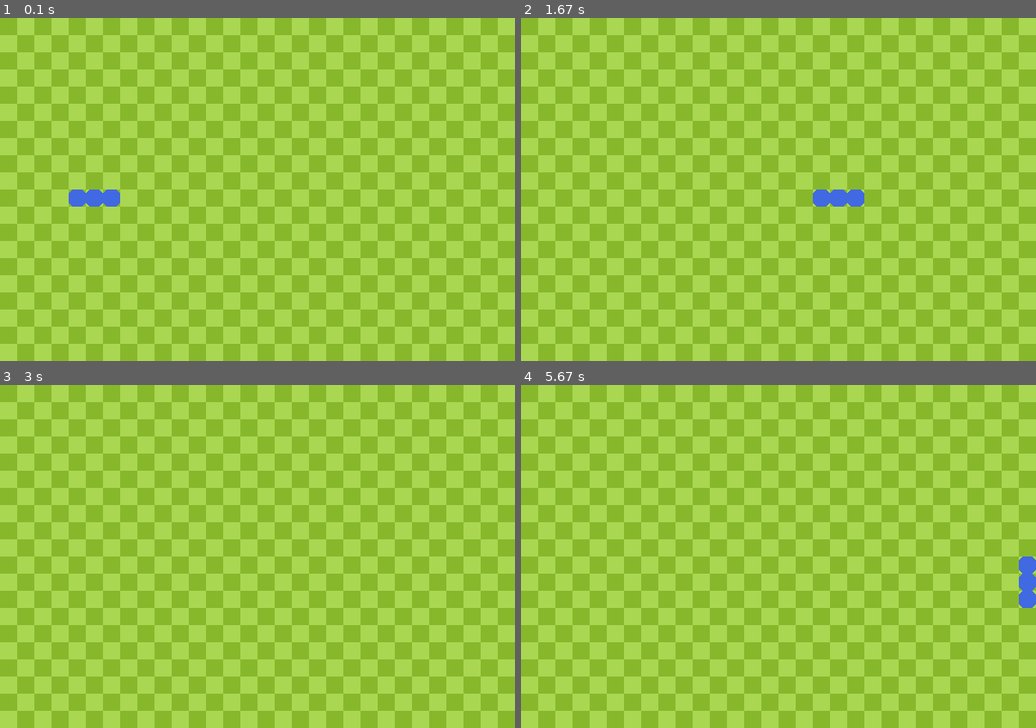
Above: before the commit, frames 1-4 (two rows, left to right).
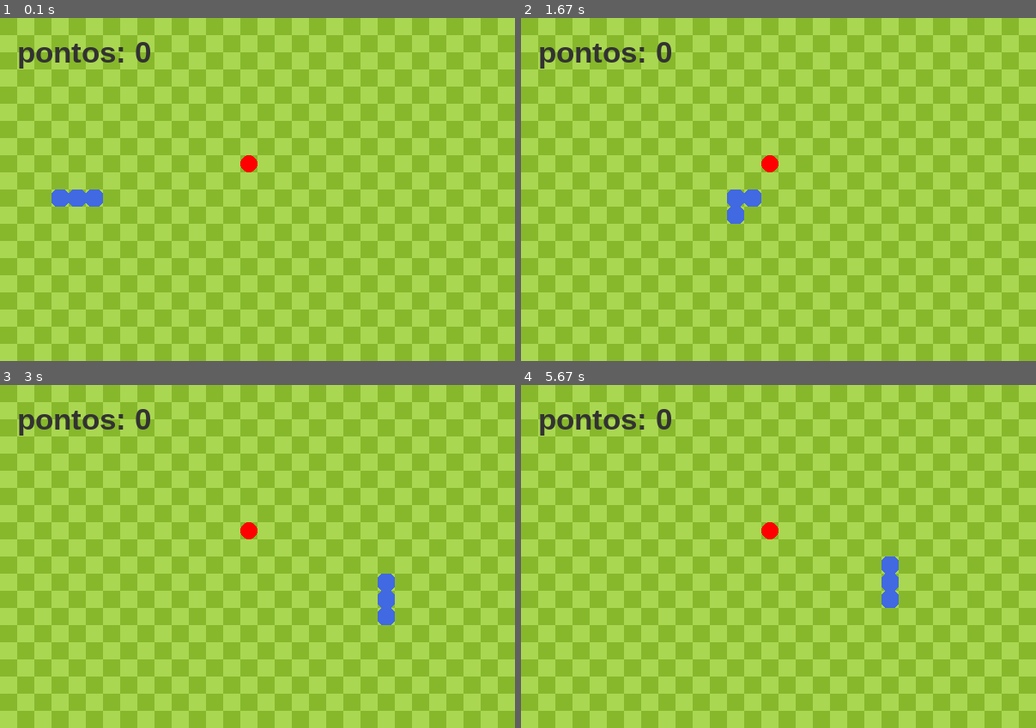
Above: after the commit, the same moments.

Repository: Zynex777/python-ia-ie
Game: pygame game, started from 9-pygame/snake.py
Same seed, same stepped clock (60 frames per second), same inputs: the game is played once before the commit and once after it.
Inputs:
- Up to frame 1 (0.1 s): no input
- Up to frame 2 (1.67 s): tap S at 0.33 s; hold Right 0.67-1.13 s; hold Up 1.17-1.47 s; hold Right from 1.5 s (still down)
- Up to frame 3 (3 s): release Right at 1.97 s; hold Left 2-2.53 s; hold Down 2.57-2.87 s; hold Left from 2.9 s (still down)
- Up to frame 4 (5.67 s): release Left at 3.3 s; hold Up 3.33-3.7 s; hold Right 3.73-4.37 s; hold Down 4.4-4.77 s; hold Left 4.8-5.27 s; tap W at 5.3 s

The runs differ from the first frame. In frame 1, 1.1% of the frame differs, in the area x 3-50%, y 7-55%; in frame 2, 1.7%, in the area x 3-67%, y 7-60%; in frame 3, 1.3%; in frame 4, 1.7%.

Commit message:
atualização do projeto usando pygame

Diff:
--- a/9-pygame/snake.py
+++ b/9-pygame/snake.py
@@ -4,17 +4,26 @@
 
 #importando o pygame
 from sys import exit
+from random import randint
 import pygame
 from pygame.locals import *
 #inicialização do pygame
+pontos = 0
 pygame.init()
 #configura as dimensões da janela e cria a tela
 LARGURA = 600
 ALTURA = 400
 tela = pygame.display.set_mode((LARGURA,ALTURA))
-pygame.display.set_caption("SNAKE GAME") # define o titulo do
+pygame.display.set_caption(f"Jogo Da Cobrinha") # define o titulo do
 #cria o relogio para controlar o fps
 relogio = pygame.time.Clock()
+
+#11.musica
+pygame.mixer.music.load("BoxCat_Games_-_08_-_CPU_Talk.ogg.mp3")
+pygame.mixer.music.set_volume(0.3)
+pygame.mixer.music.play(-1)
+som_comida = pygame.mixer.Sound("smw_coin.wav")
+
 #===================================
 #2 definindo tamanho dos blocos e do fundo
 TAMANHO_GRAMADO = 20 #Largura x altura em px
@@ -35,6 +44,14 @@
 velocidade_x = TAMANHO_GRAMADO
 velocidade_y = 0
 
+#====================================
+#7 A comida da cobra
+comida_x = randint(0,(LARGURA - TAMANHO_GRAMADO) // TAMANHO_GRAMADO) * TAMANHO_GRAMADO
+comida_y = randint(0,(ALTURA - TAMANHO_GRAMADO) // TAMANHO_GRAMADO) * TAMANHO_GRAMADO
+comida = pygame.Rect(comida_x, comida_y, TAMANHO_GRAMADO, TAMANHO_GRAMADO)
+
+pontos = 0
+fonte = pygame.font.SysFont("arial",35,bold=True)
 
 #looping que mantem a janela aberta
 rodando = True
@@ -72,9 +89,30 @@
         TAMANHO_GRAMADO,
         TAMANHO_GRAMADO
     )
-    cobra.insert(0,cabeca)#insere novo elemento da cabeca
-    cobra.pop() #remove o ultimo item da lista cobra
+    cobra.insert(0,cabeca) #insere novo elemento da cabeca
+    if cobra[0].colliderect(comida):
+        comida.x = randint(0,(LARGURA-TAMANHO_GRAMADO) // TAMANHO_GRAMADO) * TAMANHO_GRAMADO
+        comida.y = randint(0,(ALTURA-TAMANHO_GRAMADO) // TAMANHO_GRAMADO) * TAMANHO_GRAMADO
+        pontos +=1
+        pygame.mixer.Sound.play(som_comida)
+        pygame.display.set_caption(f"Pontos: {pontos}")
+        print(pontos)
 
+    else:
+        cobra.pop() #remove o ultimo item da lista cobra
+    if (
+        cobra[0].x < 0
+        or cobra[0].x >= LARGURA
+        or cobra[0].y < 0
+        or cobra[0].y >= ALTURA
+        or any(cobra[0].colliderect(parte) for parte in cobra[1:])
+    ):
+        cobra = inicio.copy()
+        velocidade_x = TAMANHO_GRAMADO
+        velocidade_y = 0
+        pontos = 0
+        comida.x = randint(0,(LARGURA - TAMANHO_GRAMADO) // TAMANHO_GRAMADO) * TAMANHO_GRAMADO
+        comida.y = randint(0,(ALTURA - TAMANHO_GRAMADO) // TAMANHO_GRAMADO) * TAMANHO_GRAMADO
 
     #pintando toda a tela com a cor de fundo
     tela.fill(COR_FUNDO)
@@ -90,9 +128,17 @@
             pygame.draw.rect(
                 tela,COR_GRAMA,(x,y,TAMANHO_GRAMADO,TAMANHO_GRAMADO)
             )
-            #abu = (tela,COR_GRAMA,(x,y,TAMANHO_GRAMADO,TAMANHO_GRAMADO))
-            #for a in abu:
-            #    print(a)
+
+    #====================================
+    #7 Desenhando a comida na tela
+    pygame.draw.rect(
+        tela,
+        "red",
+        comida,
+        0,
+        10
+    )
+
     #====================================
     #4 a estrutura e o estado inicial da cobra
     for parte in cobra:
@@ -100,11 +146,17 @@
 
 
 
+    #9; renderizando e exibindo placar
+    mensagem_placar = f"pontos: {pontos}"
+    texto_formatado = fonte.render(mensagem_placar,True,(50,50,50))
+    tela.blit(texto_formatado, (20,20))
+
+
     #atualiza o que aparece na tela
     pygame.display.flip()
     #manter a taxa de 10 quadros por segundo
-    # Este valor limita a animação a 15 quadros por segundo.
-    relogio.tick(15)
+    # Este valor limita a animação a 9 quadros por segundo.
+    relogio.tick(9)
 #1.
 # Sem parênteses, esta linha referencia pygame.quit sem executar a função.
 pygame.quit
Not shown, added: .gitignore
Not shown, added: 9-pygame/BoxCat_Games_-_08_-_CPU_Talk.ogg.mp3
Not shown, added: 9-pygame/smw_coin.wav
